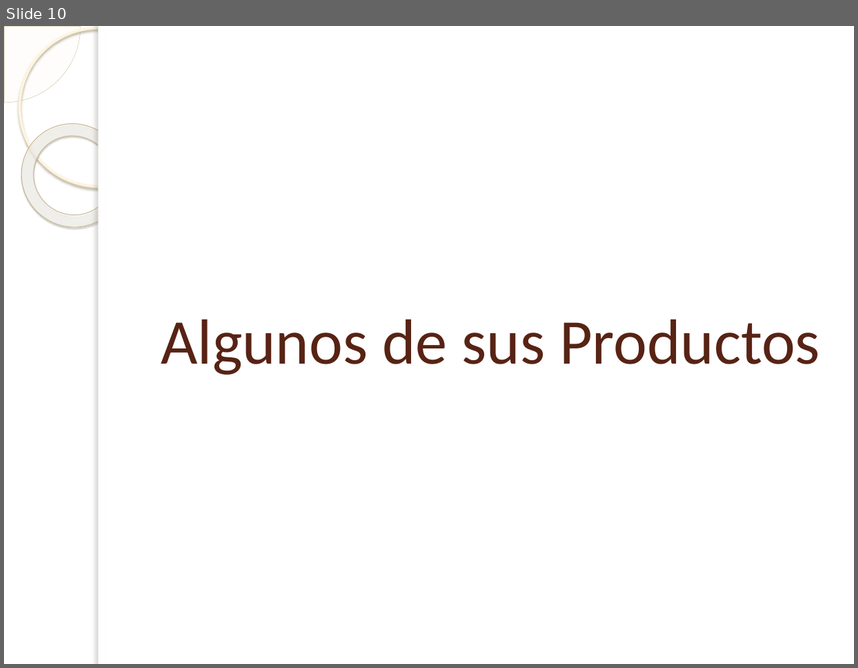
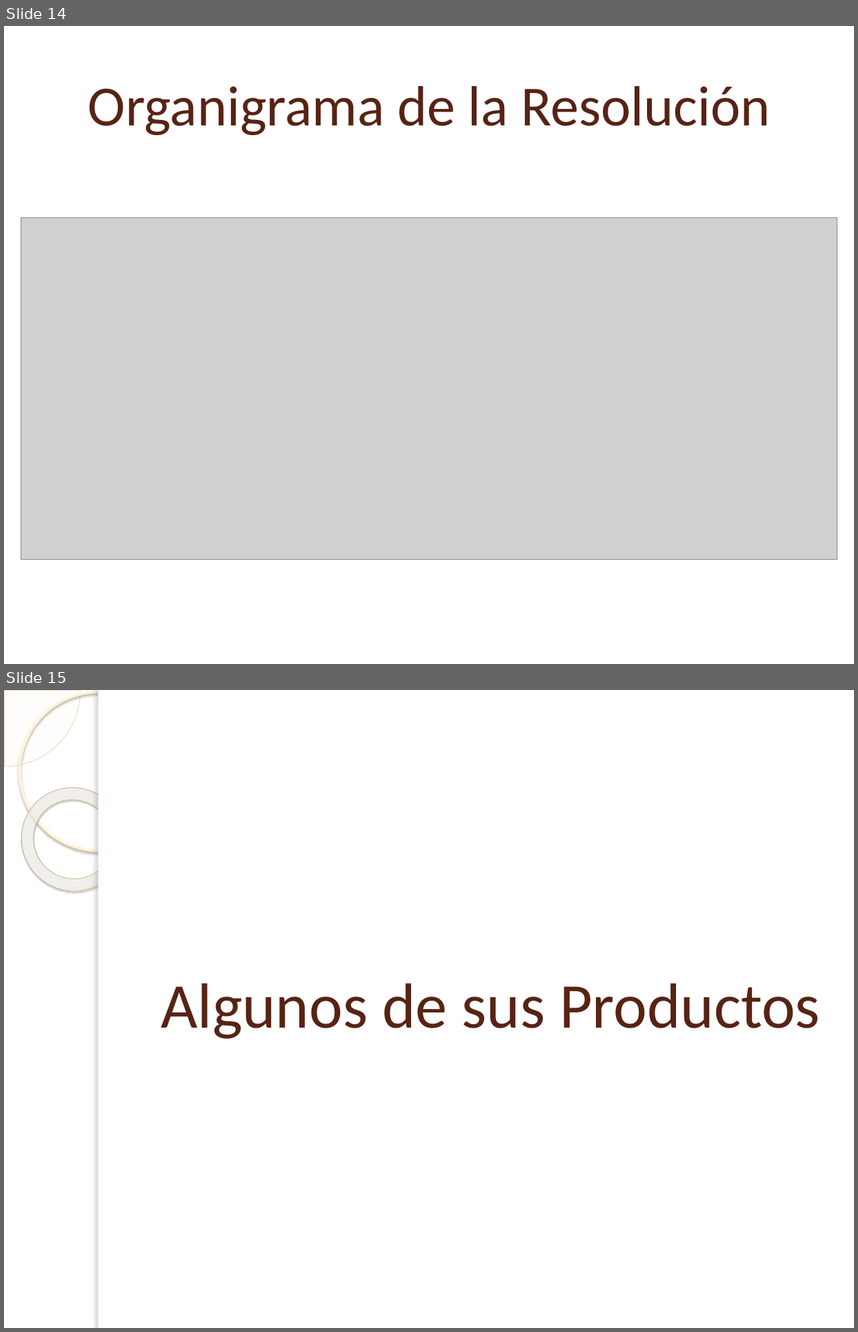
Before and after one commit to Bloodclot24/empresitas, a slide deck: Presentacion/Presentacion.pptx. Shown one above the other, each under a label of ours: slide 10 before the commit, slides 14 and 15 after it. The pictures are 858x668 and 858x1332 pixels, drawn with LibreOffice and Linux fonts; fonts in the diff are those of the drawing; grey boxes stand for pictures; background and template pictures are left out. Boxes give left, top, right and bottom in pixels: in the first picture for what was removed or moved away, otherwise in the second. Text is boxed around its words. In the diff, an @@ line names an element or a change of style, - is before the commit and + after.

Commit message:
arreglo organigramas, completo presentacion y algo mas

```diff
--- a/Presentacion/Presentacion.pptx
+++ b/Presentacion/Presentacion.pptx
@@ slide 14 added at (4, 26, 854, 664), background #FFFFFF @@
@@ title added at (88, 86, 771, 135), 48 pt, text #572314 @@
+Organigrama de la Resolución
@@ picture added at (21, 217, 838, 559) @@
@@ what was slide 10 is now slide 15 @@
```
Also in this commit, not shown: 7 slides changed, 5 other slides added, 1 slide removed, 15 other files.
